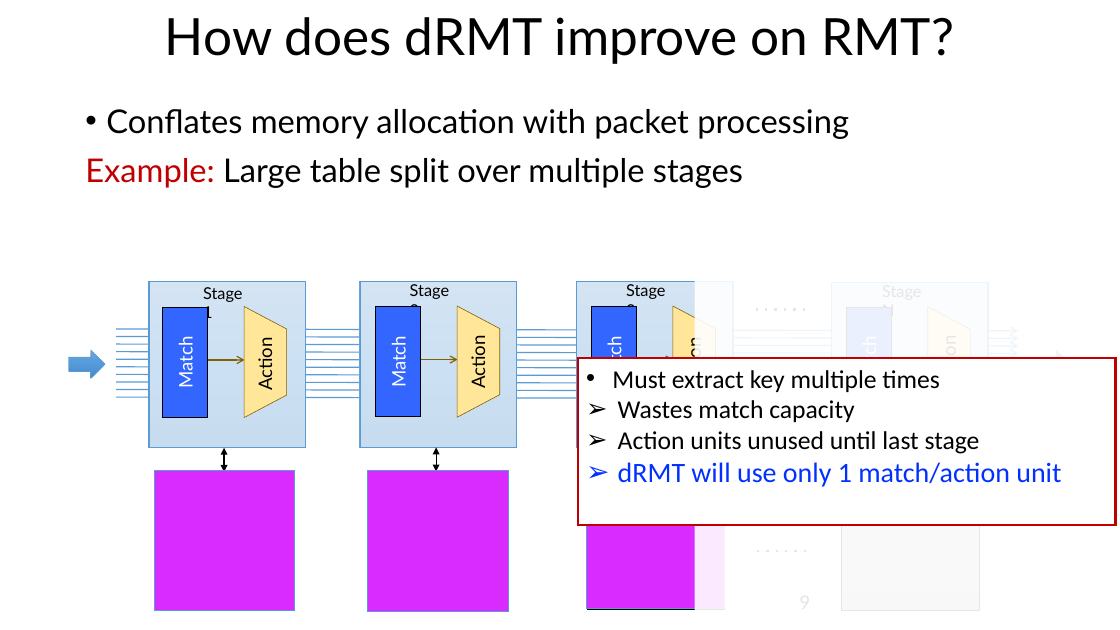
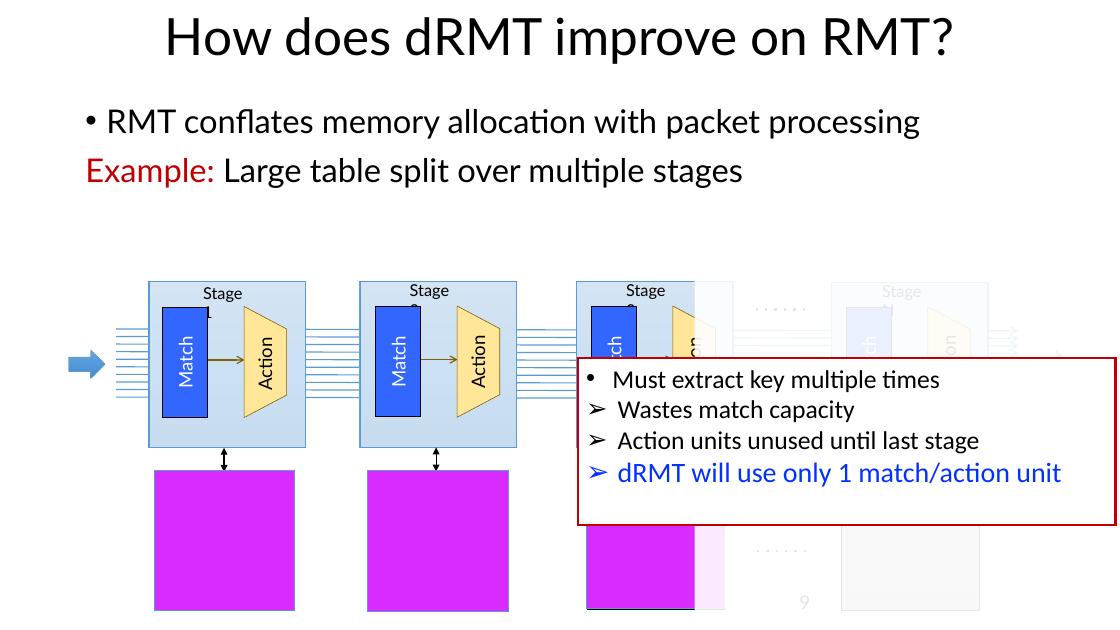
Before and after one commit to anirudhSK/drmt_talk, a slide deck: slide 9 of drmt_sigcomm.pptx. Drawn at 1120x630 pixels with LibreOffice and Linux fonts; fonts in the diff are those of the drawing. Boxes give left, top, right and bottom in pixels: in the first picture for what was removed or moved away, otherwise in the second. Text is boxed around its words. In the diff, an @@ line names an element or a change of style, - is before the commit and + after.

```diff
--- a/drmt_sigcomm.pptx
+++ b/drmt_sigcomm.pptx
@@ text at (106,109,920,139): text changed @@
-• Conflates memory allocation with packet processing
+• RMT conflates memory allocation with packet processing
```
Also in this commit, not shown: 2 other slides changed.
